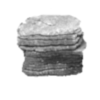
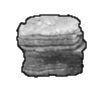
Layer changes from the first (100, 100) image to the second:
showed "line", painted on it over 16, 14, 87, 78
